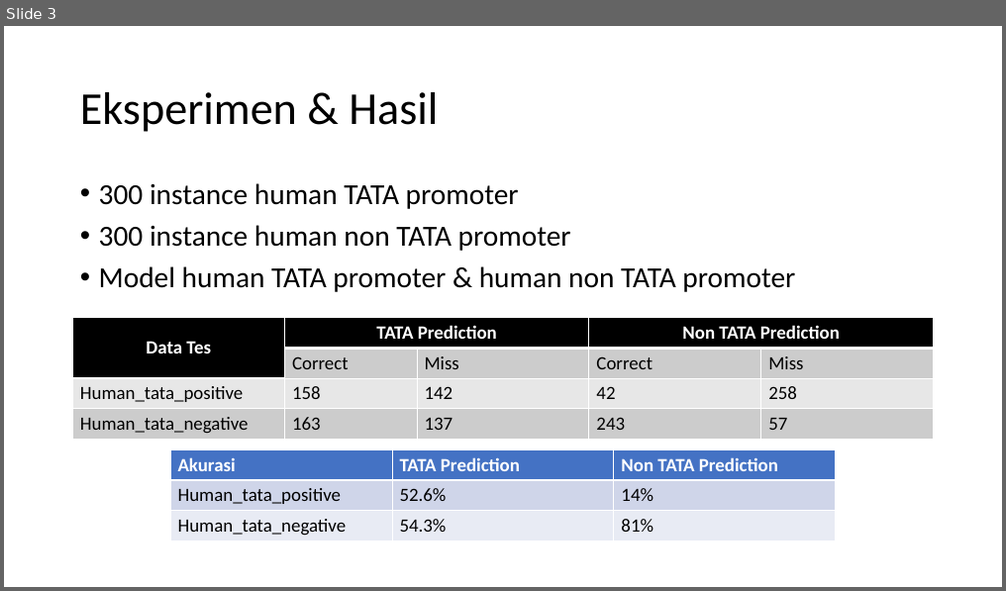
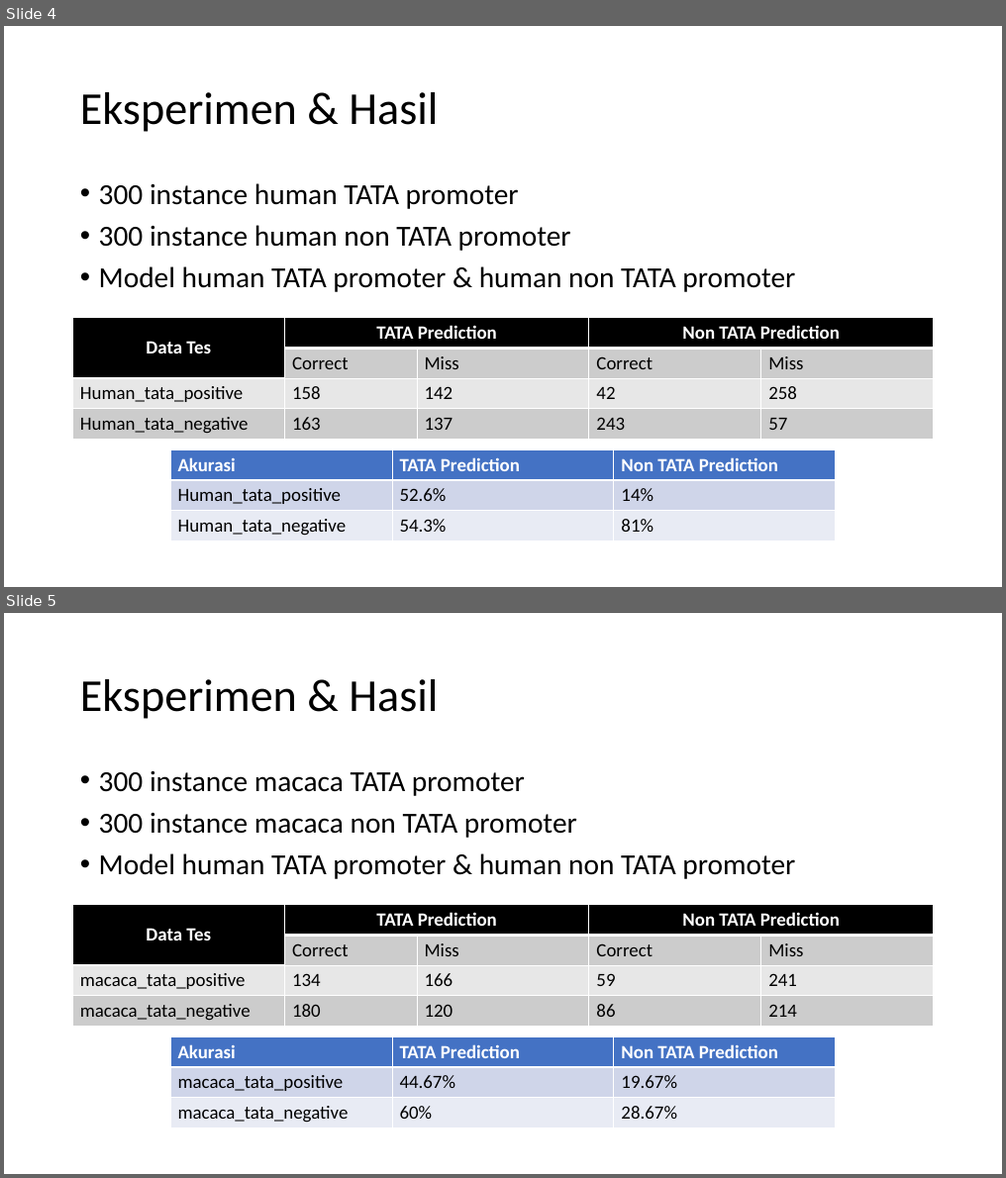
Before and after one commit to anwari32/sequence-processing, a slide deck: Sequence Processing.pptx. Shown one above the other, each under a label of ours: slide 3 before the commit, slides 4 and 5 after it. The pictures are 1006x591 and 1006x1178 pixels, drawn with LibreOffice and Linux fonts; fonts in the diff are those of the drawing. Boxes give left, top, right and bottom in pixels: in the first picture for what was removed or moved away, otherwise in the second. Text is boxed around its words. In the diff, an @@ line names an element or a change of style, - is before the commit and + after.

```diff
--- a/Sequence Processing.pptx
+++ b/Sequence Processing.pptx
@@ slide 5 added at (4, 613, 1002, 1174), background #FFFFFF @@
@@ title added at (80, 679, 438, 719), 44 pt, text #000000 @@
+Eksperimen & Hasil
@@ text added at (99, 770, 795, 879), 28 pt, text #000000 @@
+• 300 instance macaca TATA promoter
+• 300 instance macaca non TATA promoter
+• Model human TATA promoter & human non TATA promoter
@@ table added at (73, 905, 934, 1026), 4 rows, 5 columns @@
+Data Tes | TATA Prediction |  | Non TATA Prediction | 
+ | Correct | Miss | Correct | Miss
+macaca_tata_positive | 134 | 166 | 59 | 241
+macaca_tata_negative | 180 | 120 | 86 | 214
@@ table added at (170, 1038, 835, 1129), 3 rows, 3 columns @@
+Akurasi | TATA Prediction | Non TATA Prediction
+macaca_tata_positive | 44.67% | 19.67%
+macaca_tata_negative | 60% | 28.67%
@@ what was slide 3 is now slide 4 @@
```
Also in this commit, not shown: 1 other slide added, 6 other files.
